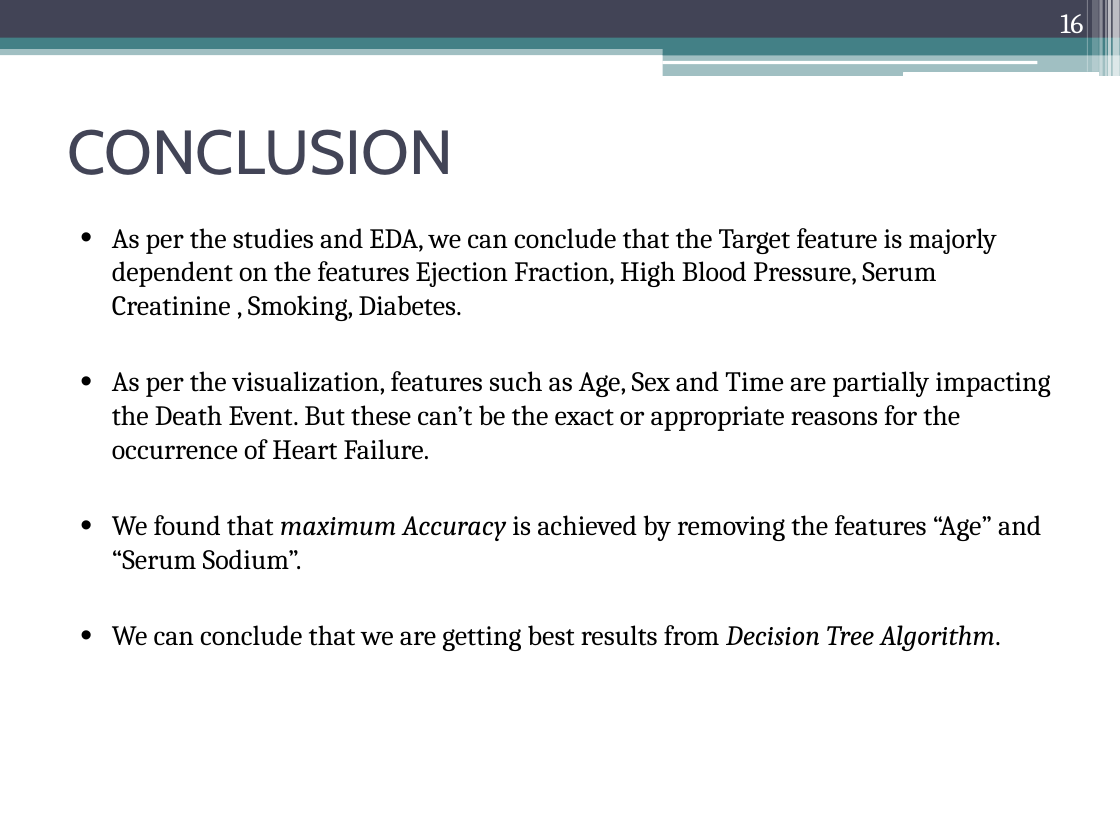
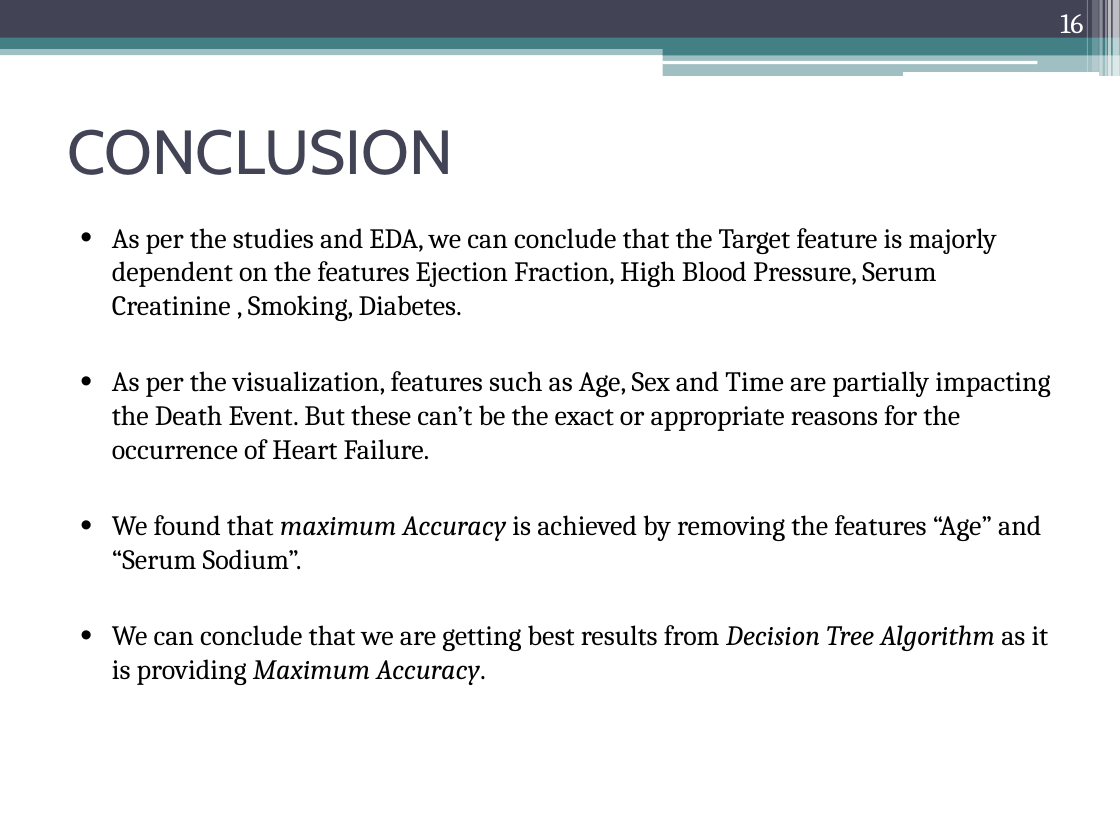
Before and after one commit to JoyitaH/Project, a slide deck: slide 16 of Heart_Failure_ppt.pptx. Drawn at 1120x840 pixels with LibreOffice and Linux fonts; fonts in the diff are those of the drawing. Boxes give left, top, right and bottom in pixels: in the first picture for what was removed or moved away, otherwise in the second. Text is boxed around its words. In the diff, an @@ line names an element or a change of style, - is before the commit and + after.

```diff
--- a/Heart_Failure_ppt.pptx
+++ b/Heart_Failure_ppt.pptx
@@ text at [112, 625, 1049, 685]: text changed @@
-• We can conclude that we are getting best results from Decision Tree Algorithm.
+• We can conclude that we are getting best results from Decision Tree Algorithm as it is providing Maximum Accuracy.
```
Also in this commit, not shown: 1 other slide changed, 2 slides added, 2 other files.
